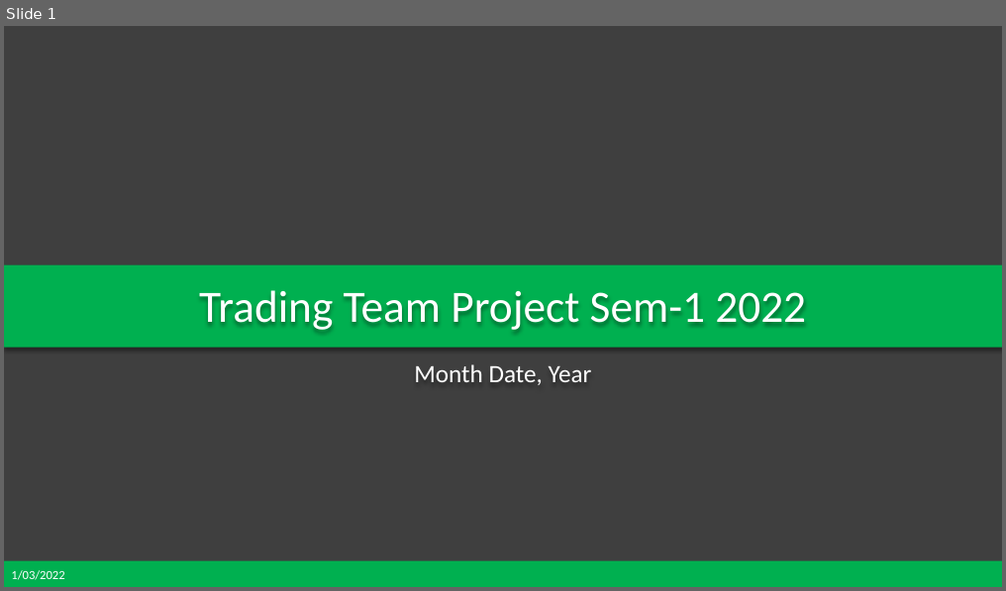
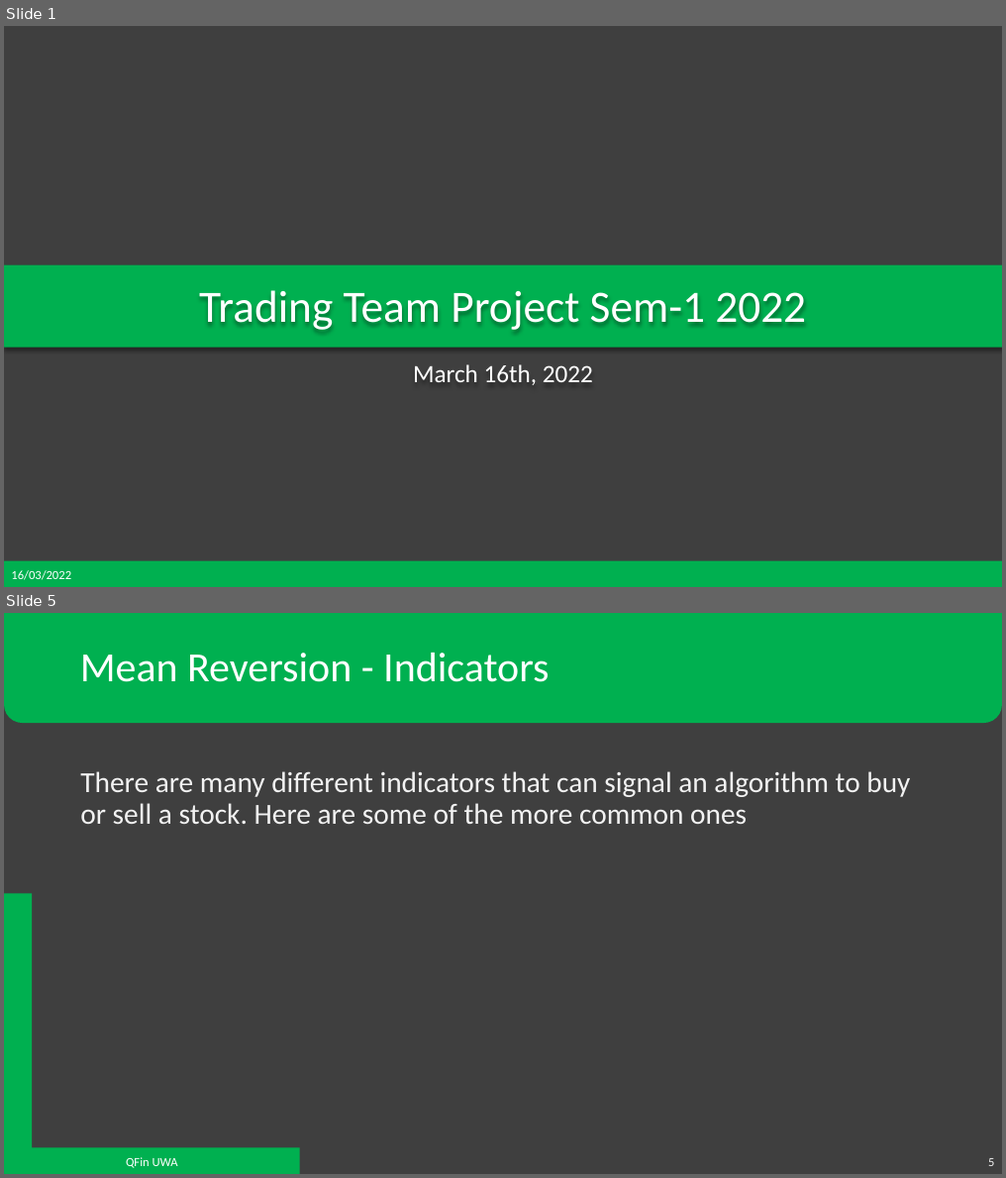
Before and after one commit to QFinUWA/Mean-Reversion-Trading-Team-Project-Semester-1-2022, a slide deck: Mean Reversion - Project Semester 1 2022.pptx. Shown one above the other, each under a label of ours: slide 1 before the commit, slides 1 and 5 after it; the slides between them are not shown. The pictures are 1006x591 and 1006x1178 pixels, drawn with LibreOffice and Linux fonts; fonts in the diff are those of the drawing; background and template pictures are left out. Boxes give left, top, right and bottom in pixels: in the first picture for what was removed or moved away, otherwise in the second. Text is boxed around its words. In the diff, an @@ line names an element or a change of style, - is before the commit and + after.

```diff
--- a/Mean Reversion - Project Semester 1 2022.pptx
+++ b/Mean Reversion - Project Semester 1 2022.pptx
@@ slide 5 added at <box>4,613,1002,1174</box>, background #3F3F3F @@
@@ round same rect added at <box>4,613,1002,723</box>, fill #00B050 @@
@@ title added at <box>80,653,548,682</box>, 40 pt, text #FFFFFF @@
+Mean Reversion - Indicators
@@ text added at <box>80,771,910,824</box>, 28 pt, text #F2F2F2 @@
+There are many different indicators that can signal an algorithm to buy or sell a stock. Here are some of the more common ones
@@ corner added at <box>4,894,300,1174</box>, fill #00B050 @@
@@ text added at <box>126,1157,178,1168</box>, 12 pt, text #FFFFFF @@
+QFin UWA
@@ page number added at <box>988,1158,994,1166</box>, 12 pt, text #F2F2F2 @@
+5
@@ slide 1 changed as well @@
@@ subtitle at <box>413,365,593,385</box>: text changed @@
-Month Date, Year
+March 16th, 2022
@@ text at <box>11,570,71,580</box>: text changed @@
-1/03/2022
+16/03/2022
```
Also in this commit, not shown: 3 other slides changed, 6 other slides added, 2 slides removed.
